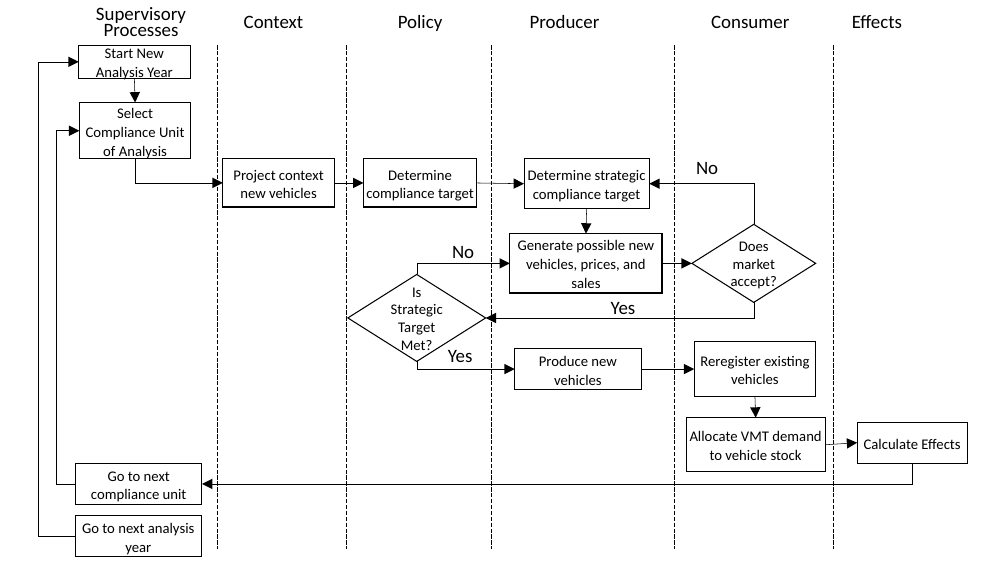
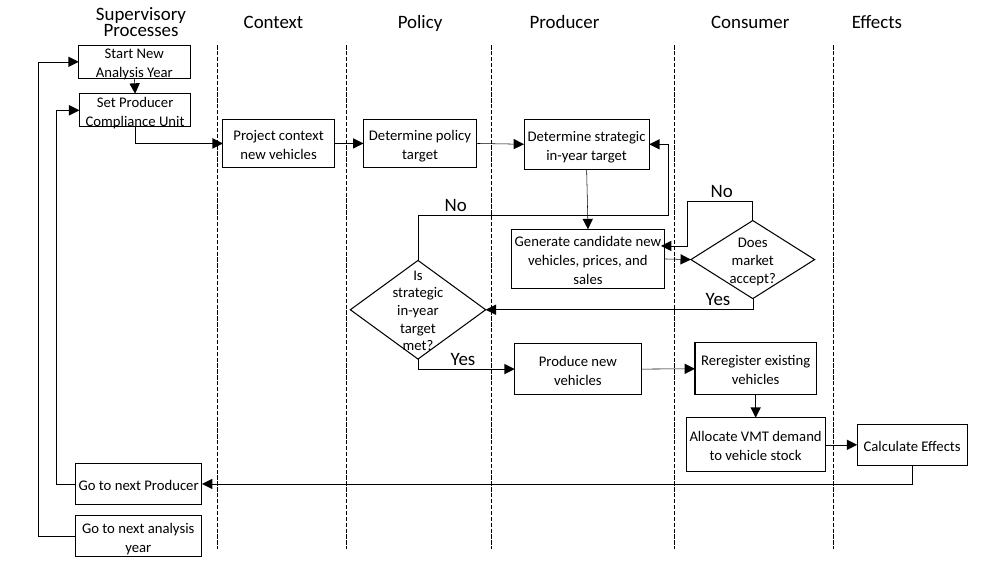
Before and after one commit to USEPA/EPA_OMEGA_Model, a slide deck: slide 2 of doc/source/_static/raw_figures.pptx. Drawn at 1008x567 pixels with LibreOffice and Linux fonts; fonts in the diff are those of the drawing. Boxes give left, top, right and bottom in pixels: in the first picture for what was removed or moved away, otherwise in the second. Text is boxed around its words. In the diff, an @@ line names an element or a change of style, - is before the commit and + after.

```diff
--- a/doc/source/_static/raw_figures.pptx
+++ b/doc/source/_static/raw_figures.pptx
@@ arrow moved from (135, 79) - (135, 103) to (135, 79) - (135, 94) @@
@@ elbow arrow moved from (76, 484) - (79, 131) to (76, 484) - (79, 110) @@
@@ rectangle "Set Producer Compliance Unit": place and size @@
-rectangle "Set Producer Compliance Unit" at (79,103,191,160)
+rectangle "Set Producer Compliance Unit" at (79,94,191,127)
@@ text in rectangle at (86,96,184,130): text changed @@
-Select Compliance Unit of Analysis
+Set Producer Compliance Unit
@@ 3 rectangles, 2 arrows: place and size @@
-3 rectangles, 2 arrows at (223,159,650,209)
+3 rectangles, 2 arrows at (223,119,650,169)
@@ elbow arrow moved from (135, 159) - (223, 183) to (135, 127) - (223, 144) @@
@@ text in rectangle at (369,130,471,162): text changed @@
-Determine compliance target
+Determine policy target
@@ elbow arrow moved from (417, 274) - (510, 263) to (418, 261) - (650, 144) @@
@@ text in rectangle at (528,131,646,163): text changed @@
-Determine strategic compliance target
+Determine strategic in-year target
@@ arrow moved from (587, 209) - (586, 234) to (587, 169) - (588, 229) @@
@@ text "No": place and size @@
-text "No" at (452,246,474,264)
+text "No" at (445,199,467,216)
@@ elbow arrow moved from (754, 225) - (650, 184) to (753, 221) - (661, 246) @@
@@ text "No" rewrapped from (696,162,718,174) to (711,185,733,202) @@
@@ text in rectangle at (515,235,661,284): text changed @@
-Generate possible new vehicles, prices, and sales
+Generate candidate new vehicles, prices, and sales
@@ diamond "Is strategic in-year target met?": place and size @@
-diamond "Is strategic in-year target met?" at (348,274,485,361)
+diamond "Is strategic in-year target met?" at (350,261,485,359)
@@ 1 diamond, 1 rectangle, 1 arrow: place and size @@
-1 diamond, 1 rectangle, 1 arrow at (510,225,816,302)
+1 diamond, 1 rectangle, 1 arrow at (512,221,815,299)
@@ text in diamond at (393,270,444,355): text changed @@
-Is Strategic Target Met?
+Is strategic in-year target met?
@@ elbow arrow moved from (754, 302) - (485, 318) to (753, 299) - (485, 310) @@
@@ text "Yes": place and size @@
-text "Yes" at (611,302,636,319)
+text "Yes" at (706,293,731,310)
@@ elbow arrow (418, 359) - (515, 369): route changed @@
@@ text "Yes" rewrapped from (448,350,473,362) to (451,353,476,370) @@
@@ rectangle "Produce new vehicles": place and size @@
-rectangle "Produce new vehicles" at (515,349,641,390)
+rectangle "Produce new vehicles" at (515,343,641,395)
@@ text in rectangle at (79,479,198,490): text changed @@
-Go to next compliance unit
+Go to next Producer
```
Also in this commit, not shown: 1 slide added, 4 other files.
